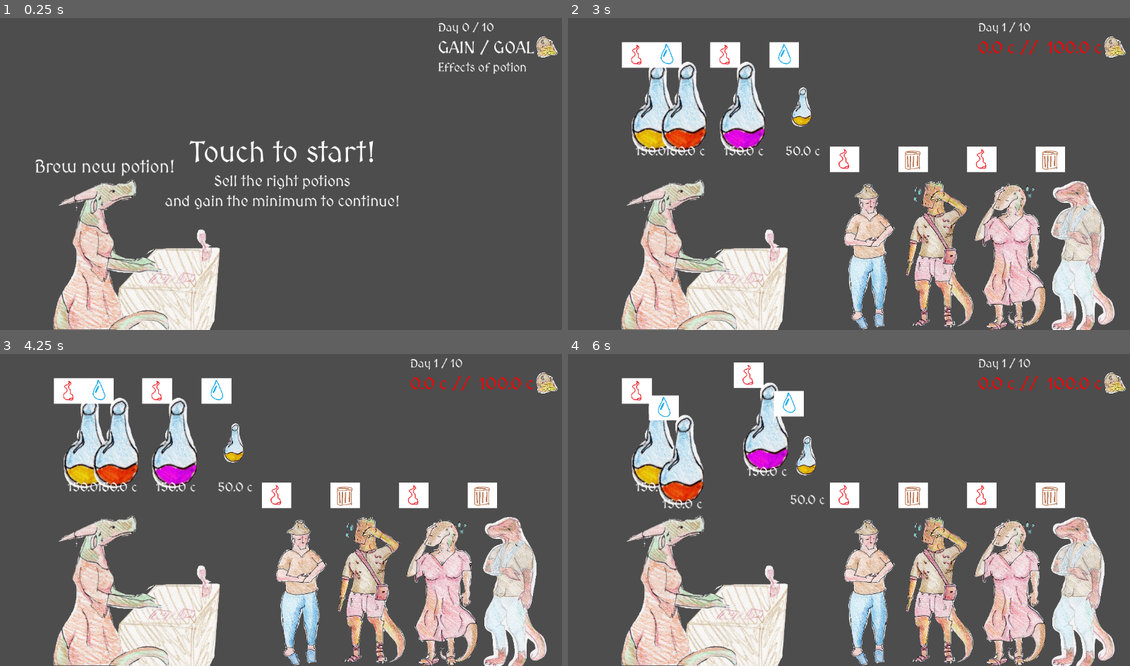
Above: before the commit, frames 1-4 (two rows, left to right).
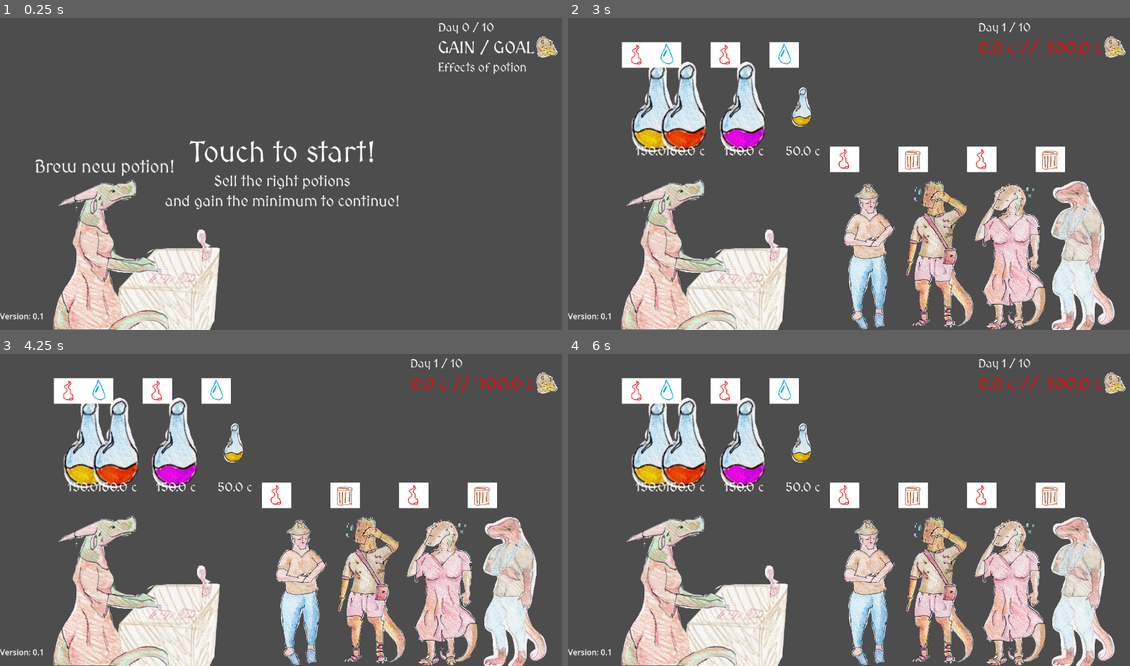
Above: after the commit, the same moments.

Repository: MLisanti/moonbrew_shop
Game: Godot game, scene res://scene/main.tscn
Two runs of this game, one before a commit and one after it. Both use one fixed random seed, a clock stepped at 60 frames per second and the inputs below.
Inputs (mouse positions are in pixels of both pictures, inside the frame that each line leads up to):
- Up to frame 1 (0.25 s): no input
- Up to frame 2 (3 s): tap Enter at 0.5, 2 s; move the mouse to (972, 155) at 0.52 s; press the mouse at (972, 155) at 0.53 s; release the mouse at (972, 155) at 1.25 s; tap Space at 1.25, 2.75 s; drag from (624, 108) to (804, 108) at 1.27 s; move the mouse to (686, 108) at 2.02 s; press the mouse at (686, 108) at 2.03 s; release the mouse at (686, 108) at 2.75 s; drag from (742, 108) to (938, 258) at 2.77 s
- Up to frame 3 (4.25 s): tap Enter at 3.5 s; drag from (236, 444) to (370, 594) at 3.52 s
- Up to frame 4 (6 s): tap Space at 4.25 s; drag from (680, 460) to (938, 594) at 4.27 s; move the mouse to (877, 506) at 5.02 s; press the mouse at (877, 506) at 5.03 s; release the mouse at (877, 506) at 5.75 s; drag from (764, 428) to (1006, 594) at 5.77 s

The runs differ from the first frame. In frame 1, less than 0.1% of the frame differs, in the area x 0-8%, y 94-97%; in frame 2, 0.3%; in frame 3, 0.5%; in frame 4, 6.7%, in the area x 0-46%, y 2-97%.

Commit message:
puoi distinguere le pozioni
puoi distinguere le pozioni quando sono una sopra l'altra, e che diavolo

Diff:
--- a/scene/main.gd
+++ b/scene/main.gd
@@ -55,6 +55,7 @@
 func _ready():
 	cambia_stato_livello(statiLivello.INIZIO)
 	$strega_oggetti/farmacista.mostraConfermaCambio(false)
+	$UI/sotto/VBoxContainer/lblVersion.text = "Version: " +  ProjectSettings.get_setting("application/config/version")
 
 func _input(event):
 	if not ((event is InputEventMouseButton or event is InputEventScreenTouch) and event.pressed):
@@ -140,14 +141,14 @@
 		i+=1
 
 func _on_grab_start(nodo:Node2D):
-	if(not maskGrab.contains("1")):
+	if(not maskGrab.contains("1") ):
 		maskGrab[nodo.grabIndex] = "1"
-		nodo.grabPermission = true
+		nodo.set_grab_permission(true)
 		$suoni/glass_clink.play()
-
 
 func _on_grab_end(nodo:Node2D):
 	maskGrab[nodo.grabIndex] = "0"
+	nodo.set_grab_permission(false)
 
 func _on_crea_nuova_pozione(pozioneDaButtare:Node2D):
 
--- a/scene/main.tscn
+++ b/scene/main.tscn
@@ -9,8 +9,6 @@
 [ext_resource type="Texture2D" uid="uid://cabsncuixgdmq" path="res://immagini/UI/monete.png" id="8_b5f6u"]
 [ext_resource type="AudioStream" uid="uid://0lreorwyaih8" path="res://suoni/glass_clink_2.mp3" id="8_of57s"]
 [ext_resource type="AudioStream" uid="uid://dtwoaft3ycmr5" path="res://suoni/glass_clink_3.mp3" id="9_b5f6u"]
-[ext_resource type="AudioStream" uid="uid://cl1ghjbc3bmbj" path="res://suoni/coindrop_ok.mp3" id="10_k65ib"]
-[ext_resource type="AudioStream" uid="uid://d20o8odjjd7bd" path="res://suoni/coindrop_ko.mp3" id="11_wscrc"]
 
 [node name="main" type="Node2D" unique_id=386386039]
 script = ExtResource("1_p1hux")
@@ -102,6 +100,23 @@
 text = "Click per continuare"
 horizontal_alignment = 1
 
+[node name="sotto" type="MarginContainer" parent="UI" unique_id=419453014]
+anchors_preset = 2
+anchor_top = 1.0
+anchor_bottom = 1.0
+offset_top = -40.0
+offset_right = 40.0
+grow_vertical = 0
+size_flags_horizontal = 0
+size_flags_vertical = 8
+
+[node name="VBoxContainer" type="VBoxContainer" parent="UI/sotto" unique_id=770240990]
+layout_mode = 2
+
+[node name="lblVersion" type="Label" parent="UI/sotto/VBoxContainer" unique_id=37877767]
+layout_mode = 2
+text = "Version"
+
 [node name="helperElementi" parent="." unique_id=1343818349 instance=ExtResource("3_wp4xf")]
 
 [node name="tmrCooldown" type="Timer" parent="." unique_id=1034026072]
@@ -119,7 +134,5 @@
 stream = ExtResource("9_b5f6u")
 
 [node name="day_win" type="AudioStreamPlayer2D" parent="suoni" unique_id=984690107]
-stream = ExtResource("10_k65ib")
 
 [node name="day_lost" type="AudioStreamPlayer2D" parent="suoni" unique_id=477087061]
-stream = ExtResource("11_wscrc")
--- a/scene/pozione.gd
+++ b/scene/pozione.gd
@@ -9,7 +9,7 @@
 
 var _dragging = false
 const _radius_drag:int = 50
-var grabPermission = false
+var _grabPermission = false
 var grabIndex = 0
 
 
@@ -50,27 +50,34 @@
 	$audio_clink.stream = audio1
 	$audio_clink.play()
 
+func set_grab_permission(value:bool):
+	_grabPermission = value
+
 func _on_input_event(_viewport, event:InputEvent, _shape_idx):
 
 	#touch
 	if(event is InputEventScreenTouch):
 		if((event.position - self.global_position).length() < _radius_drag):
-			if(not _dragging and event.pressed):
-				_dragging = true
-				grab_start.emit(self)
-			if(_dragging and not event.pressed):
-				_dragging = false
-				grab_end.emit(self)
+			grab_start.emit(self)
+			if(_grabPermission):
+				if(not _dragging and event.pressed):
+					_dragging = true
+
+				if(_dragging and not event.pressed):
+					_dragging = false
+					grab_end.emit(self)
 
 	#mouse
 	if(event is InputEventMouseButton and event.button_index == MOUSE_BUTTON_LEFT):
 		if((self.global_position - event.position).length() < _radius_drag):
-			if(not _dragging and event.pressed):
-				_dragging = true
-				grab_start.emit(self)
-			if(_dragging and not event.pressed):
-				_dragging = false
-				grab_end.emit(self)
+			grab_start.emit(self)
+			if(_grabPermission):
+				if(not _dragging and event.pressed):
+					_dragging = true
+
+				if(_dragging and not event.pressed):
+					_dragging = false
+					grab_end.emit(self)
 
 	#drag
 	if(_dragging):
